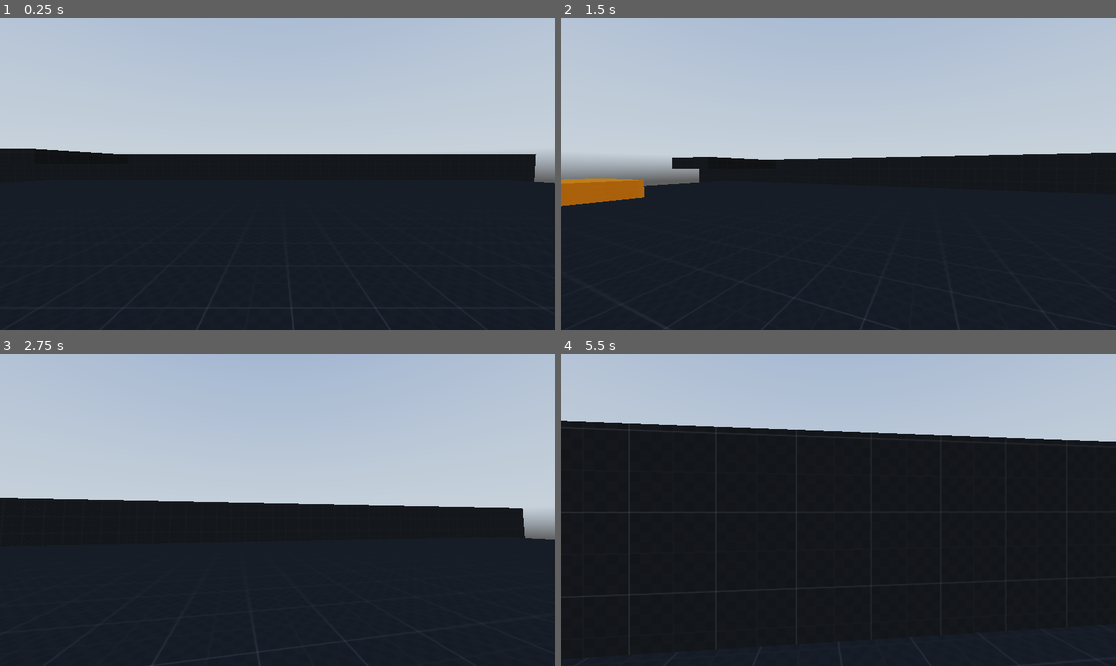
Above: before the commit, frames 1-4 (two rows, left to right).
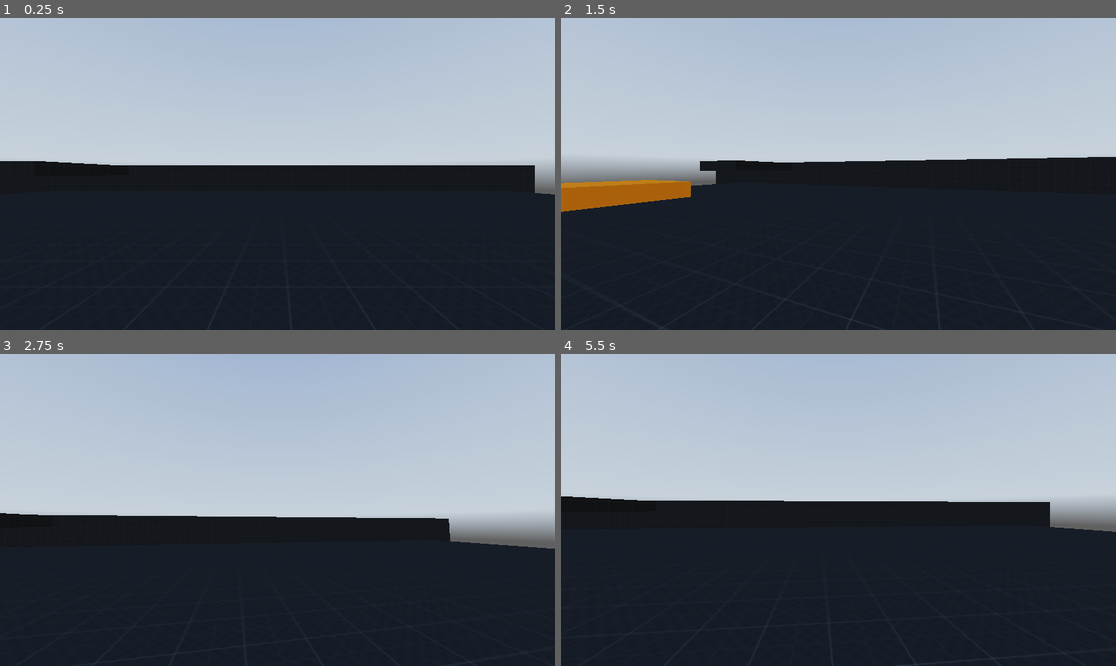
Above: after the commit, the same moments.

Repository: Robot-Joe/babysfirstfps
Game: Godot game, scene res://world.tscn
The game is run twice, just before and just after one commit, with the same random seed, the same clock (stepped at 60 frames per second) and the same inputs. A sky picture missing from this copy of the repository is replaced by a grey-blue gradient.
Inputs (mouse positions are in pixels of both pictures, inside the frame that each line leads up to):
- Up to frame 1 (0.25 s): no input
- Up to frame 2 (1.5 s): tap Enter (ui_accept) at 0.5, 0.77 s; move the mouse to (866, 174) at 0.52 s; hold Ctrl (Crouch) 0.53-1.28 s; hold W (Forward) from 0.53 s (still down); move the mouse to (810, 174) at 1.27 s; tap Shift (Sprint) at 1.35 s
- Up to frame 3 (2.75 s): keep holding W (Forward); tap Enter (ui_accept) at 1.52 s; move the mouse to (288, 503) at 2.02 s; hold Ctrl (Crouch) from 2.03 s (still down)
- Up to frame 4 (5.5 s): keep holding W (Forward); move the mouse to (832, 516) at 2.77 s; release Ctrl (Crouch) at 2.78 s; tap Shift (Sprint) at 2.85, 4.35 s; tap Enter (ui_accept) at 3.02, 3.77, 4.52 s; move the mouse to (877, 513) at 3.52 s; hold Ctrl (Crouch) 3.53-4.28 s; move the mouse to (794, 506) at 4.27 s; move the mouse to (844, 510) at 5.02 s; hold Ctrl (Crouch) from 5.03 s (still down)

The runs differ from the first frame. In frame 1, 3.9% of the frame differs, in the area x 0-100%, y 41-100%; in frame 2, 2.2%; in frame 3, 5.4%; in frame 4, 23%, in the area x 0-100%, y 21-100%.
Error after the commit: Invalid access to property or key 'transform' on a base object of type 'null instance'. (res://scripts/player.gd:103)

Commit message:
fixed jump and landing animations a little bit

Diff:
--- a/scripts/player.gd
+++ b/scripts/player.gd
@@ -3,11 +3,13 @@
 # player nodes
 
 @onready var head: Node3D = $Head
-@onready var camera_3d: Camera3D = $Head/Camera3D
+@onready var eyes: Node3D = $Head/Eyes
+@onready var camera_3d: Camera3D = $Head/Eyes/Camera3D
 @onready var standing_collision_shape: CollisionShape3D = $standing_collision_shape
 @onready var crouching_collision_shape: CollisionShape3D = $crouching_collision_shape
 @onready var bonk_raycast: RayCast3D = $RayCast3D
-@onready var animation_player: AnimationPlayer = $Head/Camera3D/AnimationPlayer
+@onready var animation_player: AnimationPlayer = $Head/Eyes/Camera3D/AnimationPlayer
+
 
 # speed vars
 
@@ -98,7 +100,7 @@
 	#handle headbob
 
 	t_bob += delta * velocity.length() * float(is_on_floor())
-	camera_3d.transform.origin = _headbob(t_bob)
+	eyes.transform.origin = _headbob(t_bob)
 
 	last_velocity = velocity
 
